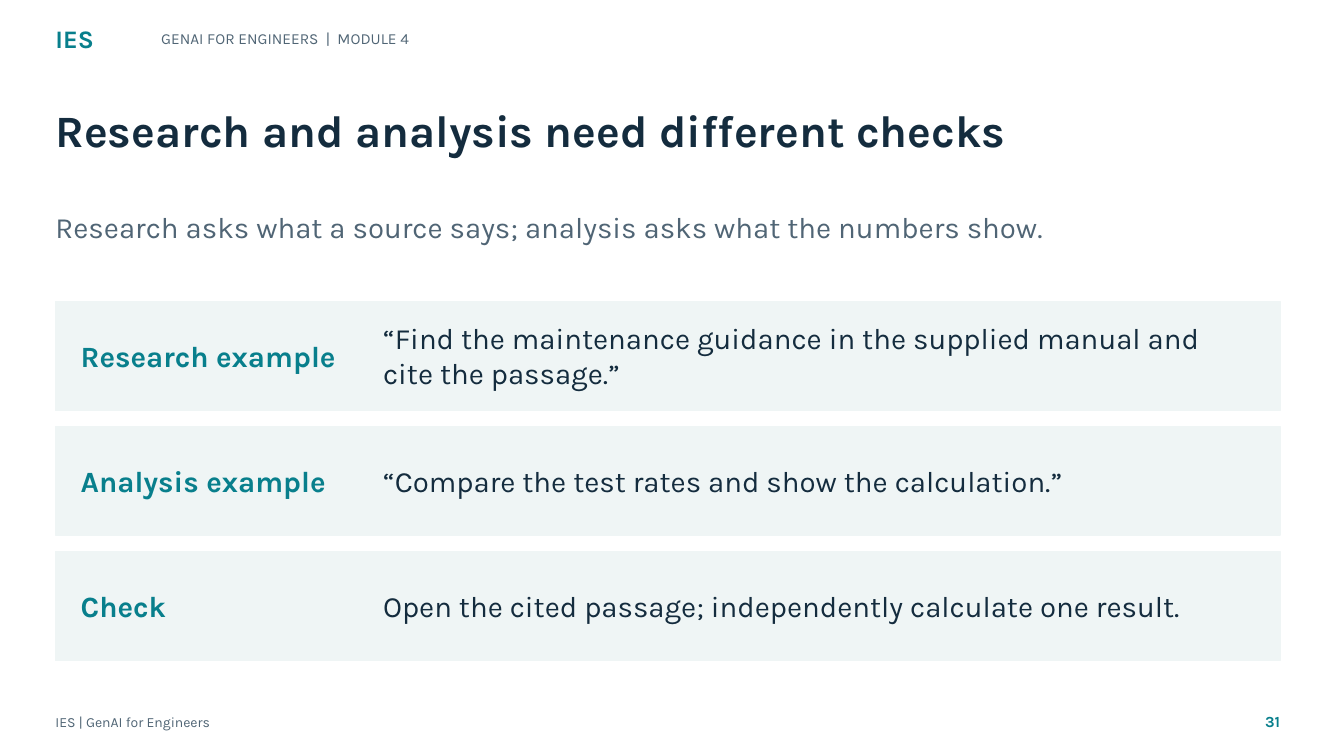
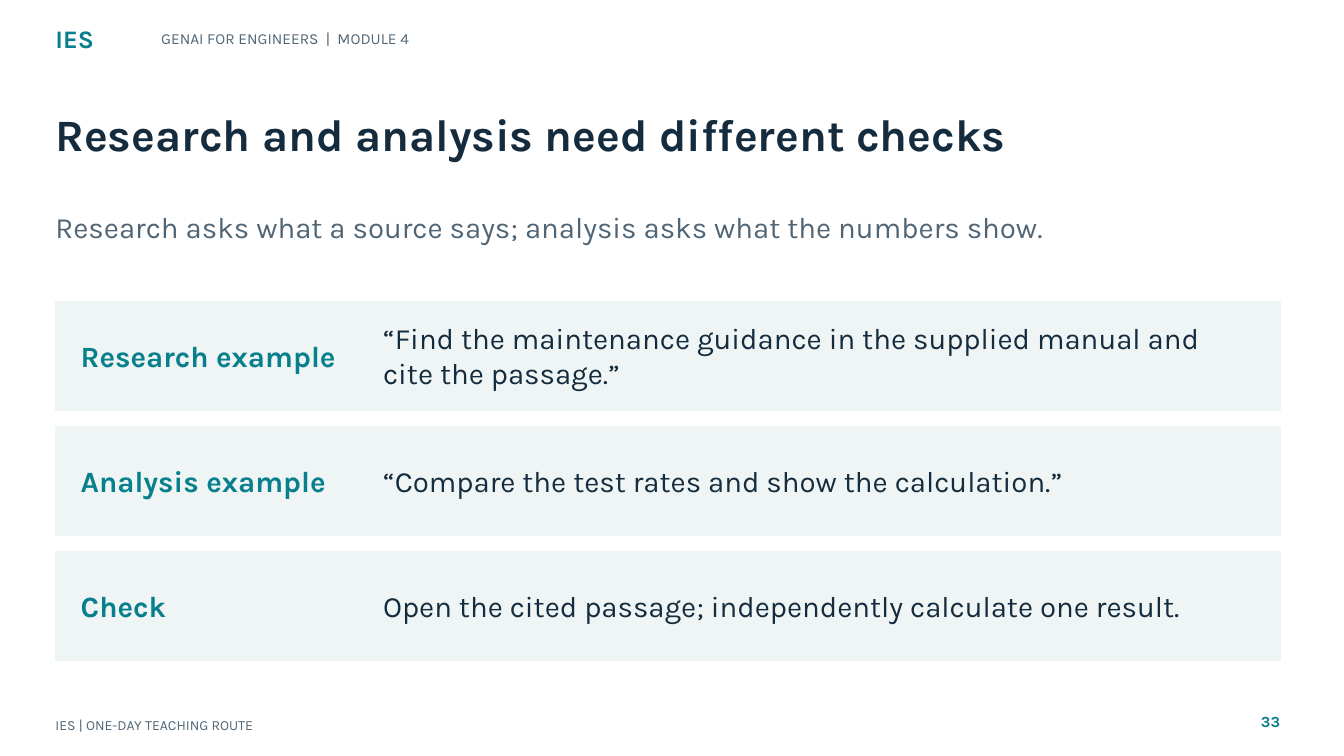
Before and after one commit to tertiarycourses/IES-GenAI-for-Engineers, a slide deck: slide 33 of courseware/Slides/IES-GenAI-for-Engineers.pptx (slide 31 before the commit). Drawn at 1344x756 pixels with LibreOffice and Linux fonts; fonts in the diff are those of the drawing. Boxes give left, top, right and bottom in pixels: in the first picture for what was removed or moved away, otherwise in the second. Text is boxed around its words. In the diff, an @@ line names an element or a change of style, - is before the commit and + after.

```diff
--- a/courseware/Slides/IES-GenAI-for-Engineers.pptx
+++ b/courseware/Slides/IES-GenAI-for-Engineers.pptx
@@ text "Research and analysis need different ...": place and size @@
-text "Research and analysis need different ..." at <box>55,115,1005,159</box>
+text "Research and analysis need different ..." at <box>55,119,1005,162</box>
@@ text at <box>1261,716,1280,728</box>: text changed @@
-31
+33
@@ text at <box>55,721,253,730</box>: text changed @@
-IES | GenAI for Engineers
+IES | ONE-DAY TEACHING ROUTE
```
Also in this commit, not shown: 37 other slides changed, 125 slides added, 51 other files.
